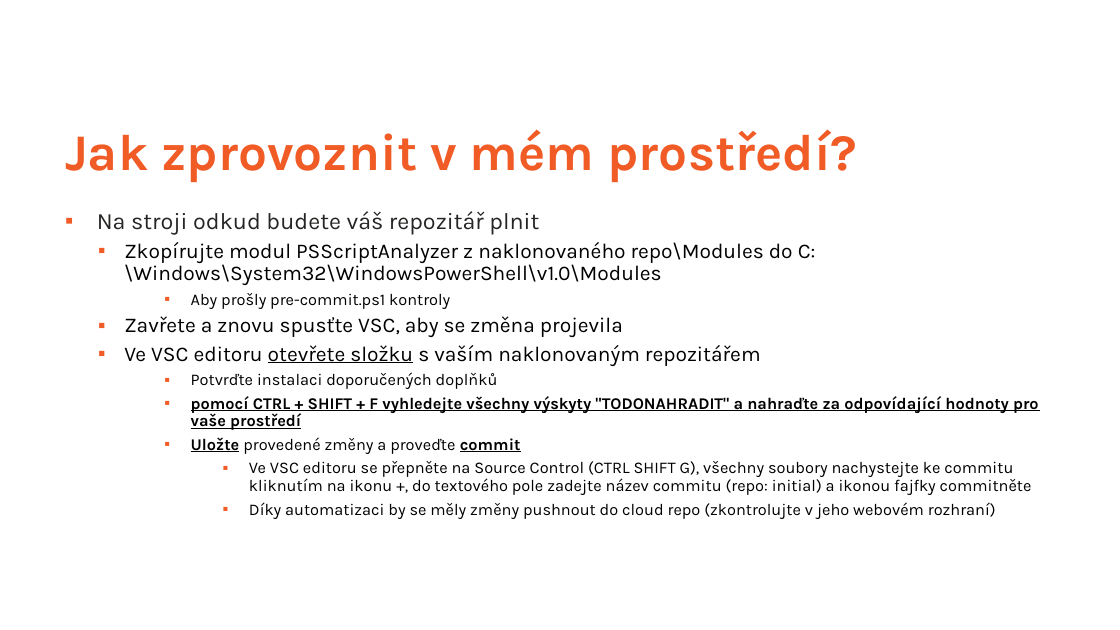
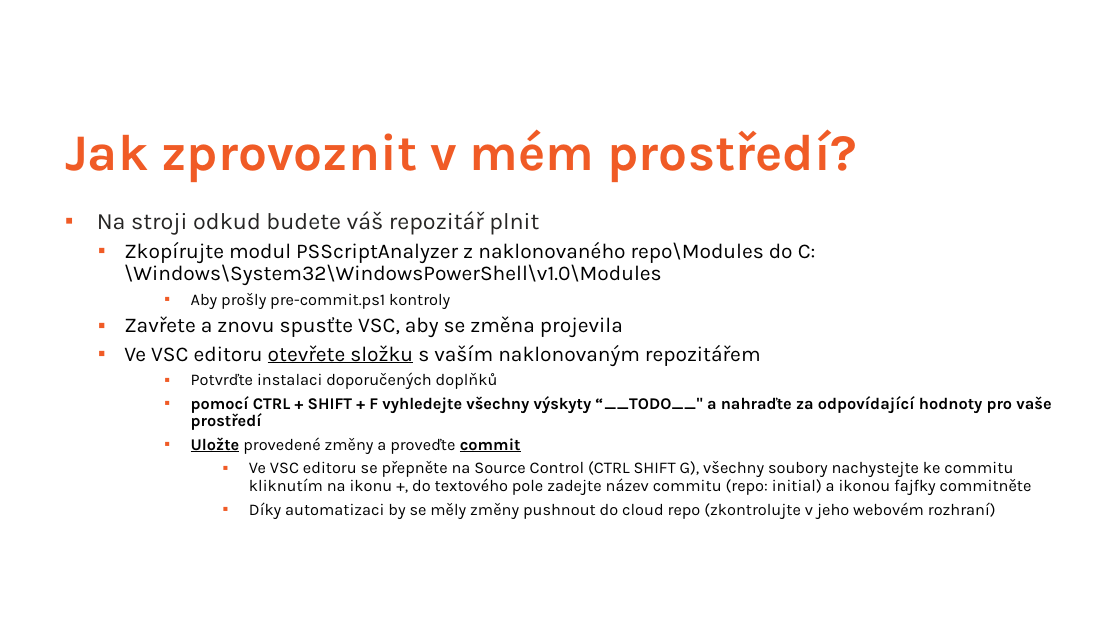
Before and after one commit to ztrhgf/Powershell_CICD_repository, a slide deck: slide 8 of jak zprovoznit CICD Powershell repo.pptx. Drawn at 1120x630 pixels with LibreOffice and Linux fonts; fonts in the diff are those of the drawing; background and template pictures are left out. Boxes give left, top, right and bottom in pixels: in the first picture for what was removed or moved away, otherwise in the second. Text is boxed around its words. In the diff, an @@ line names an element or a change of style, - is before the commit and + after.

Commit message:
TODONAHRADIT >> __TODO__

```diff
--- a/jak zprovoznit CICD Powershell repo.pptx
+++ b/jak zprovoznit CICD Powershell repo.pptx
@@ text at bbox=[191, 396, 1051, 430]: text changed @@
-    ▪ pomocí CTRL + SHIFT + F vyhledejte všechny výskyty "TODONAHRADIT" a nahraďte za odpovídající hodnoty pro vaše prostředí
+    ▪ pomocí CTRL + SHIFT + F vyhledejte všechny výskyty “__TODO__" a nahraďte za odpovídající hodnoty pro vaše prostředí
```
Also in this commit, not shown: 3 other slides changed, 4 other files.
